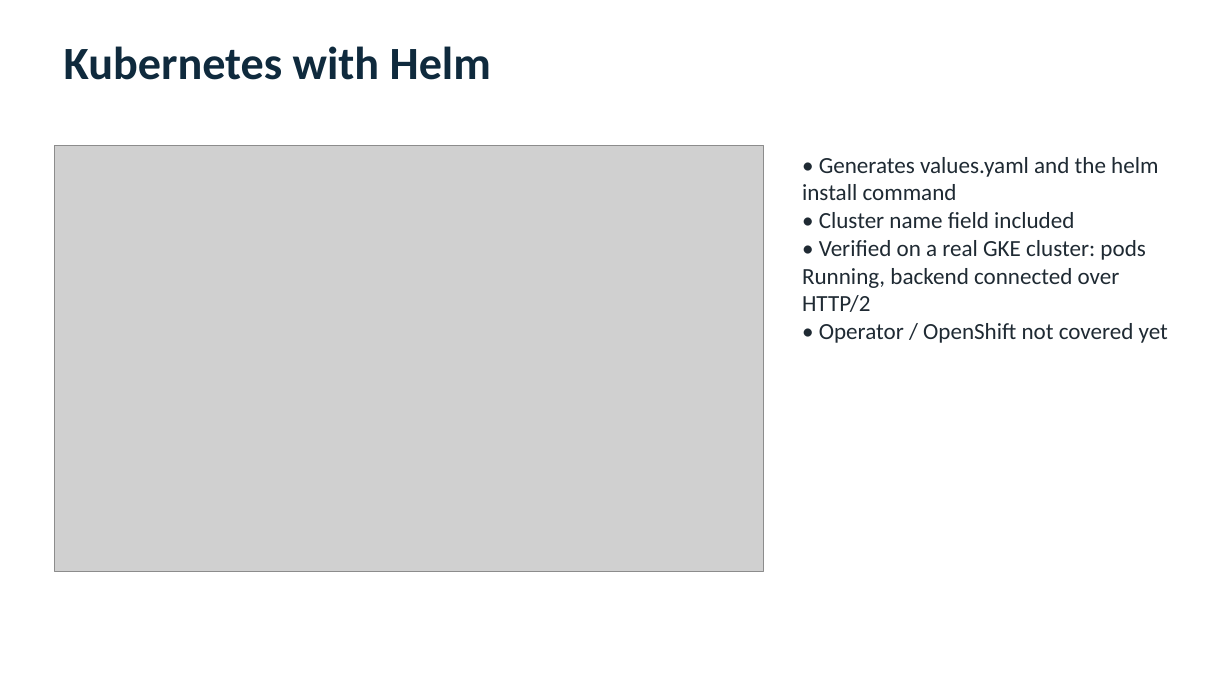
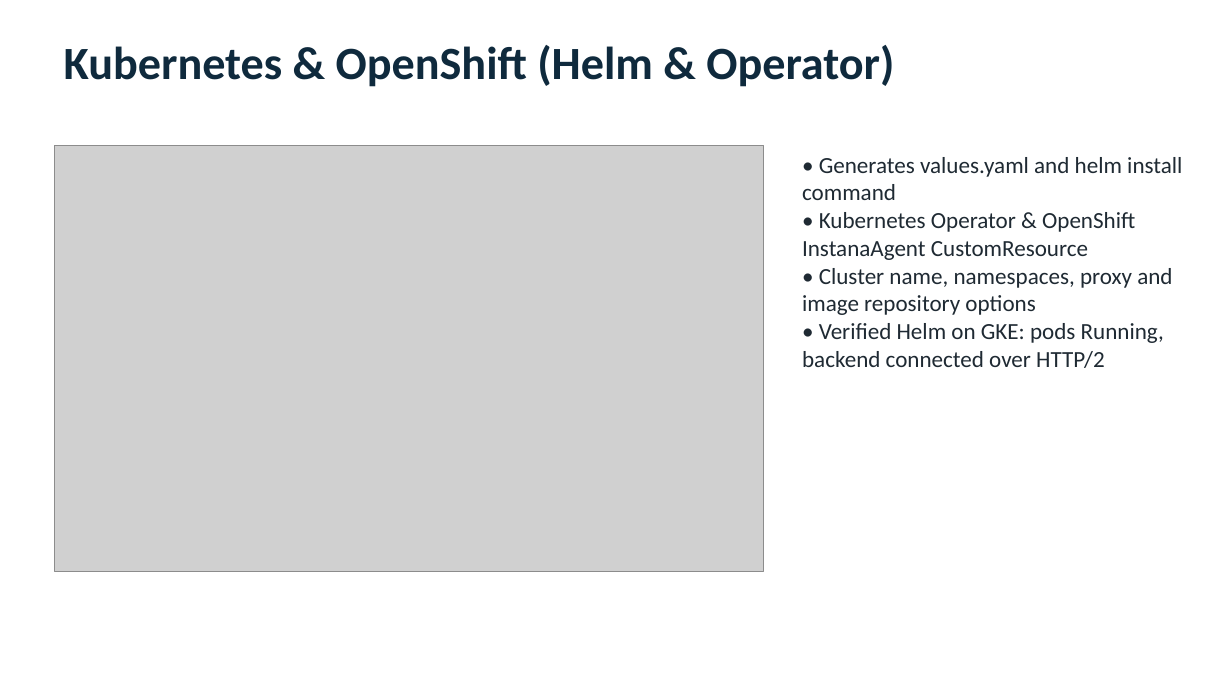
Before and after one commit to miodragmikrut1980/instana-agent-script, a slide deck: slide 6 of presentation/Instana-Agent-Installer.pptx. Drawn at 1232x693 pixels with LibreOffice and Linux fonts; fonts in the diff are those of the drawing; grey boxes stand for pictures. Boxes give left, top, right and bottom in pixels: in the first picture for what was removed or moved away, otherwise in the second. Text is boxed around its words. In the diff, an @@ line names an element or a change of style, - is before the commit and + after.

Commit message:
docs(presentation): update slides with Operator CR, confirmed live DBs, Repro Lab and Ticket Reply

```diff
--- a/presentation/Instana-Agent-Installer.pptx
+++ b/presentation/Instana-Agent-Installer.pptx
@@ text at (x1=64, y1=45, x2=894, y2=87): text changed @@
-Kubernetes with Helm
+Kubernetes & OpenShift (Helm & Operator)
@@ text at (x1=802, y1=157, x2=1182, y2=368): text changed @@
-• Generates values.yaml and the helm install command
-• Cluster name field included
-• Verified on a real GKE cluster: pods Running, backend connected over HTTP/2
-• Operator / OpenShift not covered yet
+• Generates values.yaml and helm install command
+• Kubernetes Operator & OpenShift InstanaAgent CustomResource
+• Cluster name, namespaces, proxy and image repository options
+• Verified Helm on GKE: pods Running, backend connected over HTTP/2
```
Also in this commit, not shown: 3 other slides changed.
